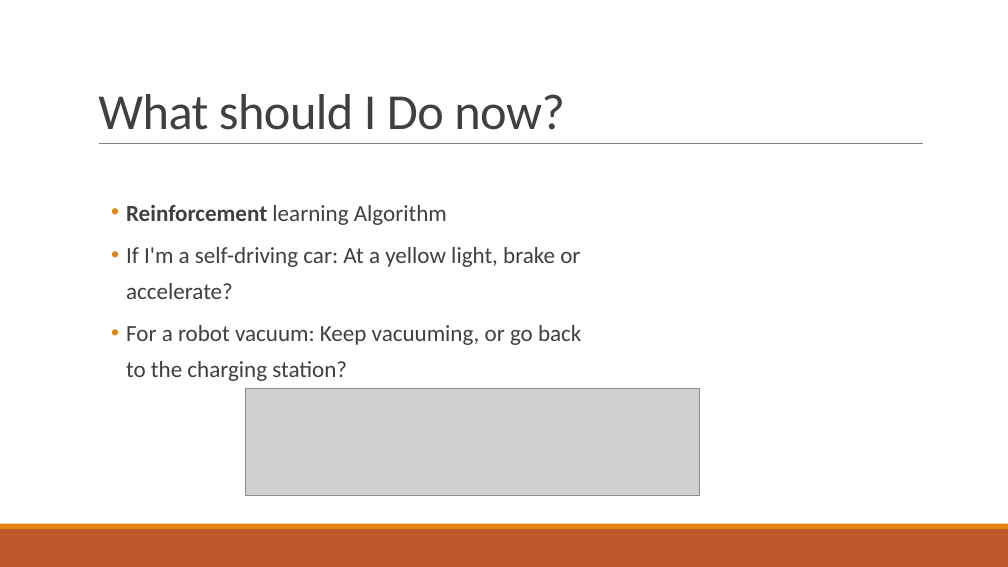
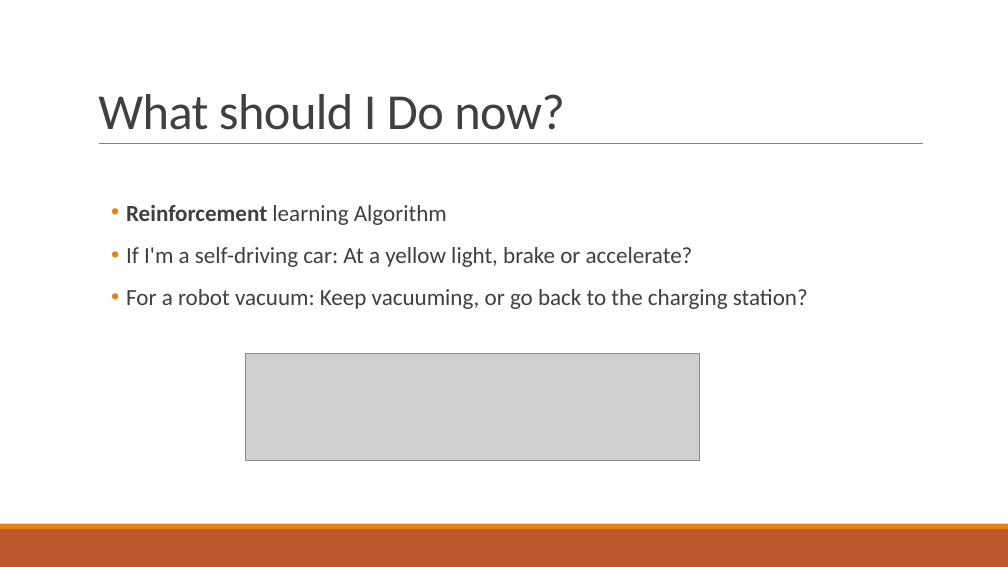
Before and after one commit to praveenraghuvanshi1512/AIML, a slide deck: slide 10 of Meetup_DotNet_10_Aug_2019/ML_Net_Praveen_Raghuvanshi_10_Aug_2019.pptx. Drawn at 1008x567 pixels with LibreOffice and Linux fonts; fonts in the diff are those of the drawing; grey boxes stand for pictures. Boxes give left, top, right and bottom in pixels: in the first picture for what was removed or moved away, otherwise in the second. Text is boxed around its words. In the diff, an @@ line names an element or a change of style, - is before the commit and + after.

```diff
--- a/Meetup_DotNet_10_Aug_2019/ML_Net_Praveen_Raghuvanshi_10_Aug_2019.pptx
+++ b/Meetup_DotNet_10_Aug_2019/ML_Net_Praveen_Raghuvanshi_10_Aug_2019.pptx
@@ text "Reinforcement learning Algorithm" rewrapped from [126,205,581,381] to [126,205,808,309] @@
@@ picture: place and size @@
-picture at [246,389,699,496]
+picture at [246,354,699,461]
```
Also in this commit, not shown: 3 other slides changed, 2 other files.
